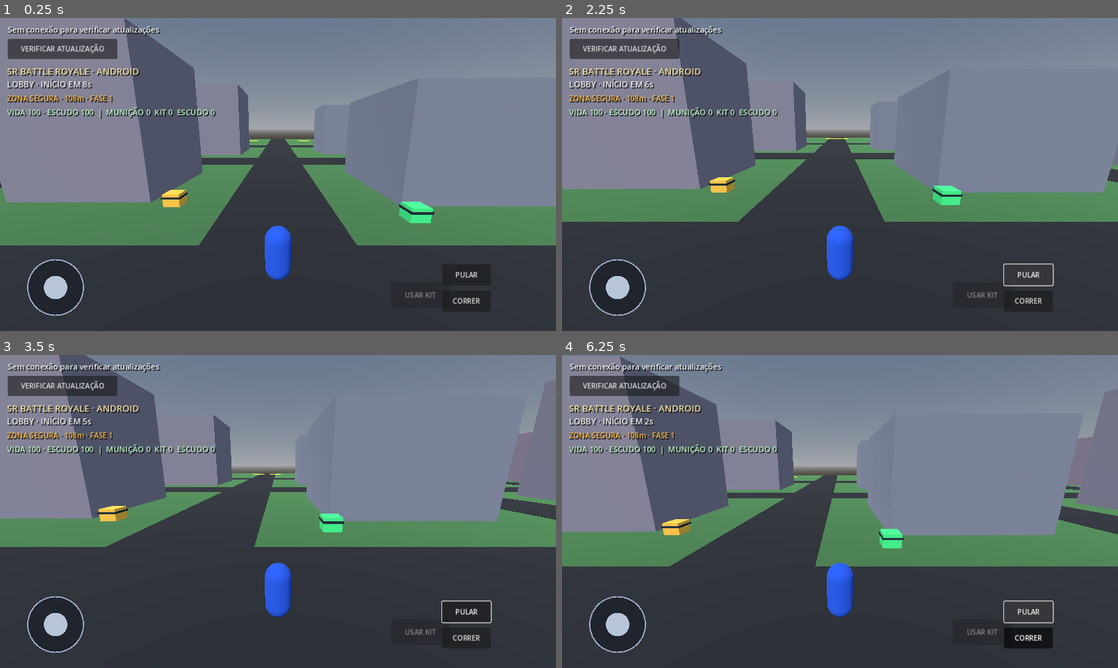
Above: before the commit, frames 1-4 (two rows, left to right).
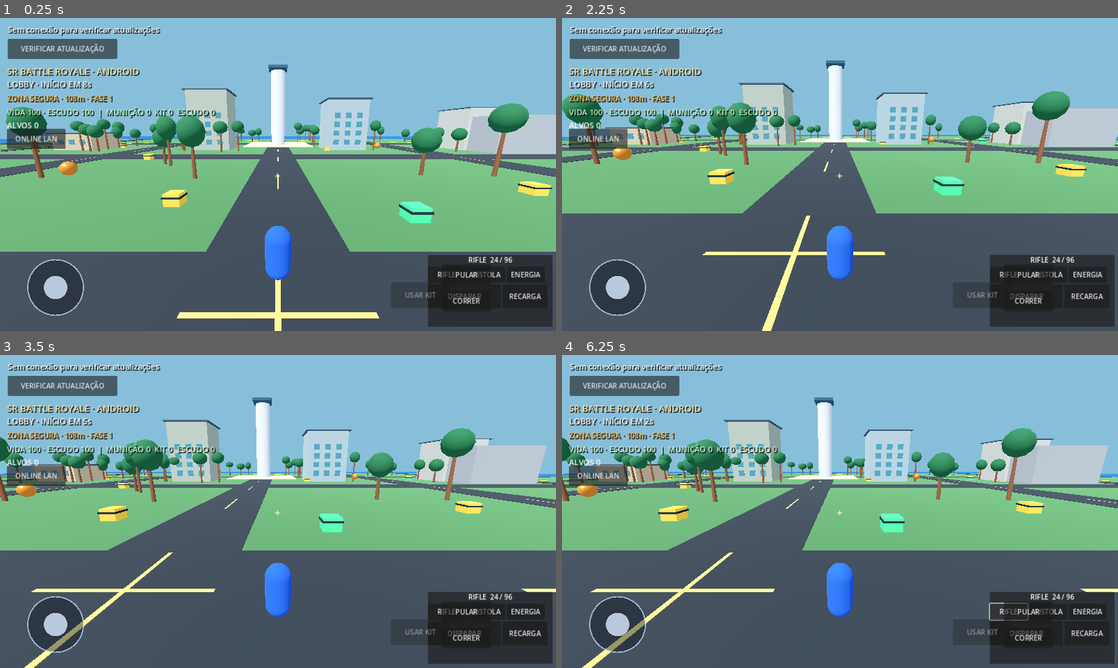
Above: after the commit, the same moments.

Repository: ffuxyxfyxhcocyocg-art/OPEN-WORLD-ANDROID
Game: Godot game, scene res://scenes/main.tscn
Two runs of this game, one before a commit and one after it. Both use one fixed random seed, a clock stepped at 60 frames per second and the inputs below.
Inputs (mouse positions are in pixels of both pictures, inside the frame that each line leads up to):
- Up to frame 1 (0.25 s): no input
- Up to frame 2 (2.25 s): tap Enter (ui_accept) at 0.5 s; drag from (617, 287) to (895, 105) at 0.52 s; drag from (728, 190) to (812, 237) at 1.27 s; click "PULAR" at 2 s
- Up to frame 3 (3.5 s): move the mouse to (333, 442) at 2.77 s; hold Right (ui_right) from 2.78 s (still down)
- Up to frame 4 (6.25 s): release Right (ui_right) at 3.5 s; drag from (812, 574) to (673, 464) at 3.52 s; click "CORRER" at 4.25 s; click "VERIFICAR ATUALIZAÇÃO" at 5 s; click (1006, 611) at 5.75 s, where only the run after the commit has a clickable "RIFLE"

The runs differ from the first frame. In frame 1, 92% of the frame differs, in the area x 0-100%, y 0-100%; in frame 2, 92%; in frame 3, 92%; in frame 4, 92%.

Commit message:
Connect procedural native island, arcade combat and LAN multiplayer to Godot game scene

Diff:
--- a/godot/scripts/main.gd
+++ b/godot/scripts/main.gd
@@ -3,7 +3,10 @@
 const PlayerScript = preload("res://scripts/player.gd")
 const JoystickScript = preload("res://scripts/mobile_joystick.gd")
 const BattleRoyaleScript = preload("res://scripts/battle_royale.gd")
-const CURRENT_VERSION := "0.2.0"
+const ArenaWorldScript = preload("res://scripts/arena_world.gd")
+const ArcadeCombatScript = preload("res://scripts/arcade_combat.gd")
+const LANNetworkScript = preload("res://scripts/lan_multiplayer.gd")
+const CURRENT_VERSION := "0.3.0"
 const UPDATE_INFO_URL := "https://raw.githubusercontent.com/ffuxyxfyxhcocyocg-art/OPEN-WORLD-ANDROID/sr-battleroyale-godot/update_info.json"
 
 var player: CharacterBody3D
@@ -21,38 +24,26 @@
 	battle.name = "SRBattleRoyale"
 	battle.setup(player)
 	add_child(battle)
+	var network = LANNetworkScript.new()
+	network.name = "LANMultiplayer"
+	network.setup(player, battle)
+	add_child(network)
+	var combat = ArcadeCombatScript.new()
+	combat.name = "ArcadeCombat"
+	combat.setup(player, battle, network)
+	add_child(combat)
 	_setup_updater()
 	_check_for_updates()
 
 func _build_world() -> void:
-	var env := WorldEnvironment.new()
-	var environment := Environment.new()
-	environment.background_mode = Environment.BG_SKY
-	environment.sky = Sky.new()
-	environment.sky.sky_material = ProceduralSkyMaterial.new()
-	environment.ambient_light_source = Environment.AMBIENT_SOURCE_COLOR
-	environment.ambient_light_color = Color(0.72, 0.79, 0.9)
-	environment.ambient_light_energy = 0.65
-	env.environment = environment
-	add_child(env)
-
+	var arena = ArenaWorldScript.new()
+	arena.name = "IslandArena3D"
+	add_child(arena)
 	var sun := DirectionalLight3D.new()
-	sun.rotation_degrees = Vector3(-52, -28, 0)
-	sun.light_energy = 1.1
+	sun.rotation_degrees = Vector3(-53, -35, 0)
+	sun.light_energy = 1.25
+	sun.shadow_enabled = false
 	add_child(sun)
-
-	_add_box(Vector3(0, -0.5, 0), Vector3(260, 1, 260), Color(0.24, 0.43, 0.25), true)
-	for i in range(-2, 3):
-		_add_box(Vector3(i * 36.0, 0.015, 0), Vector3(9, 0.04, 250), Color(0.12, 0.13, 0.15), false)
-		_add_box(Vector3(0, 0.02, i * 36.0), Vector3(250, 0.04, 9), Color(0.12, 0.13, 0.15), false)
-	for x in range(-2, 3):
-		for z in range(-2, 3):
-			if x == 0 and z == 0:
-				continue
-			var h := 8.0 + float(abs(x * 7 + z * 11) % 5) * 2.2
-			var w := 13.0 + float((x + z + 8) % 3) * 2.0
-			var color := Color(0.48 + 0.04 * float(abs(x) % 3), 0.5, 0.55, 1)
-			_add_box(Vector3(x * 36.0 + 18.0, h * 0.5, z * 36.0 + 18.0), Vector3(w, h, w), color, true)
 
 func _add_box(pos: Vector3, dimensions: Vector3, color: Color, solid: bool) -> void:
 	var body := StaticBody3D.new() if solid else Node3D.new()
